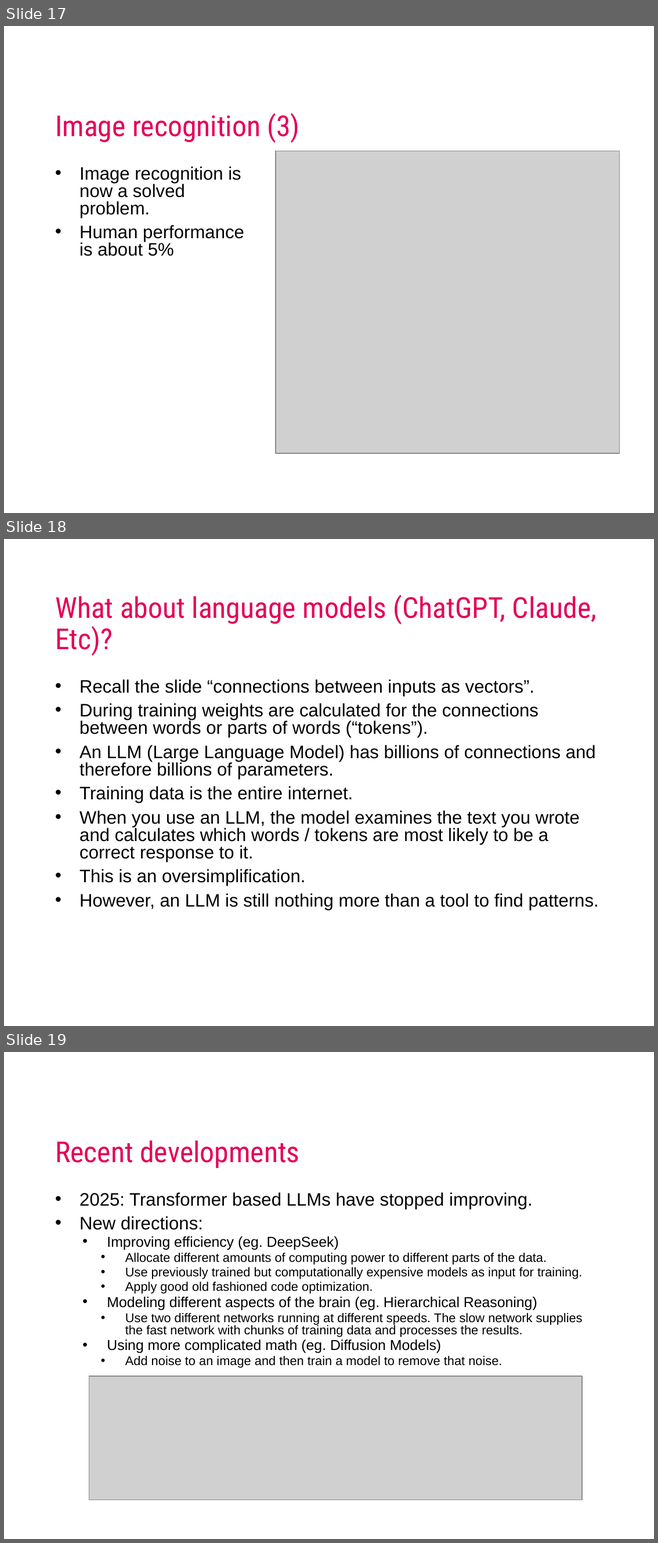
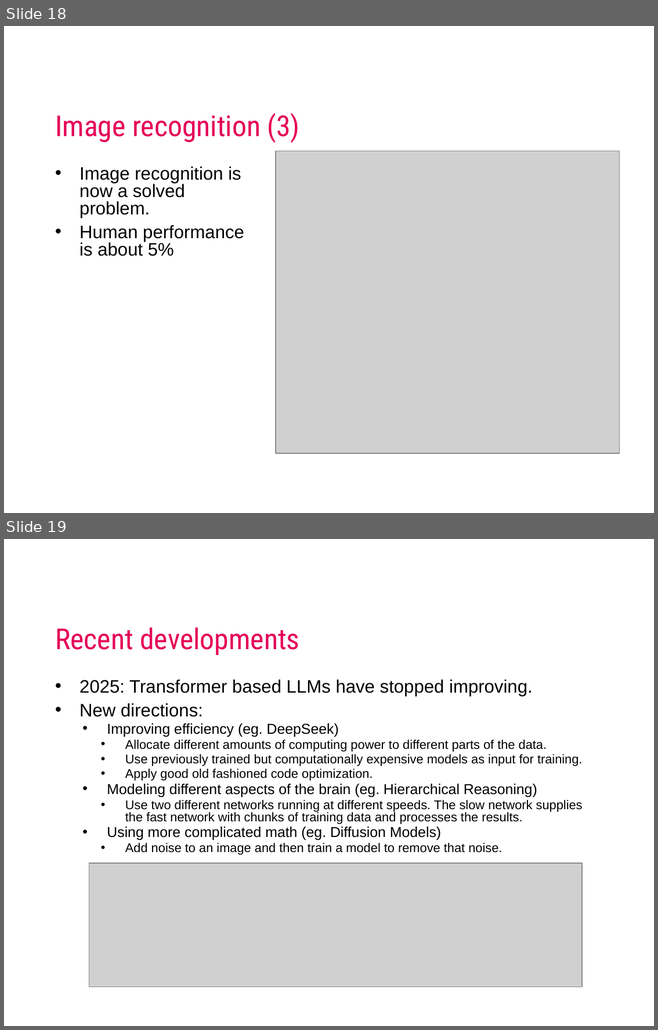
Before and after one commit to mcdejonge/ws-ai-fundamentals-msi, a slide deck: ai fundamentals.pptx. Shown one above the other, each under a label of ours: slides 17, 18 and 19 before the commit, slides 18 and 19 after it. The pictures are 658x1543 and 658x1030 pixels, drawn with LibreOffice and Linux fonts; fonts in the diff are those of the drawing; grey boxes stand for pictures; background and template pictures are left out. Boxes give left, top, right and bottom in pixels: in the first picture for what was removed or moved away, otherwise in the second. Text is boxed around its words. In the diff, an @@ line names an element or a change of style, - is before the commit and + after.

```diff
--- a/ai fundamentals.pptx
+++ b/ai fundamentals.pptx
@@ slide 18 removed at [4,539,654,1026], background #FFFFFF @@
@@ title removed at [55,595,596,656] @@
-What about language models (ChatGPT, Claude, Etc)?
@@ text removed at [79,679,598,910] @@
-• Recall the slide “connections between inputs as vectors”.
-• During training weights are calculated for the connections between words or parts of words (“tokens”).
-• An LLM (Large Language Model) has billions of connections and therefore billions of parameters.
-• Training data is the entire internet.
-• When you use an LLM, the model examines the text you wrote and calculates which words / tokens are most likely to be a correct response to it.
-• This is an oversimplification.
-• However, an LLM is still nothing more than a tool to find patterns.
@@ what was slide 17 is now slide 18 @@
```
Also in this commit, not shown: 5 slides changed, 1 slide added, 1 other file.
